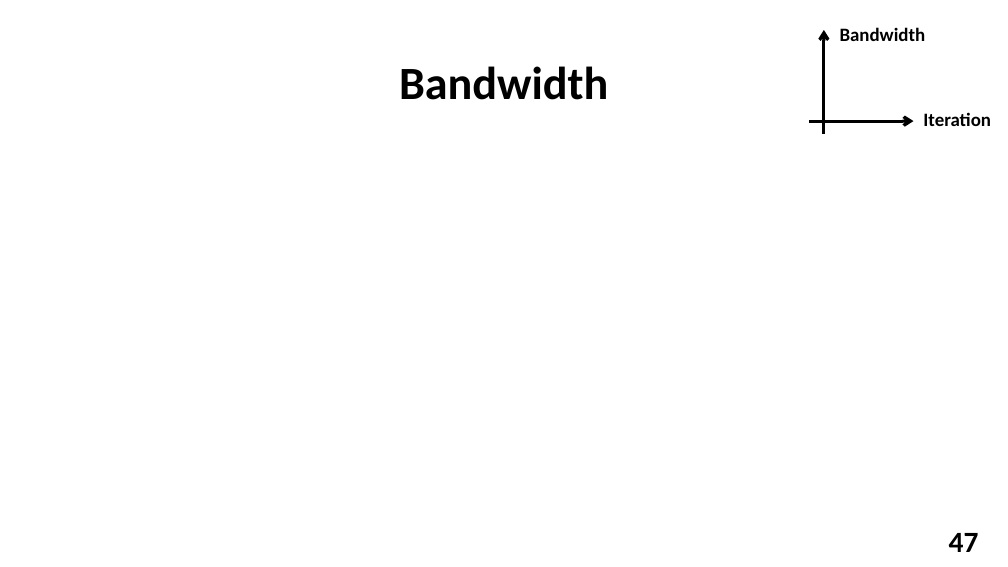
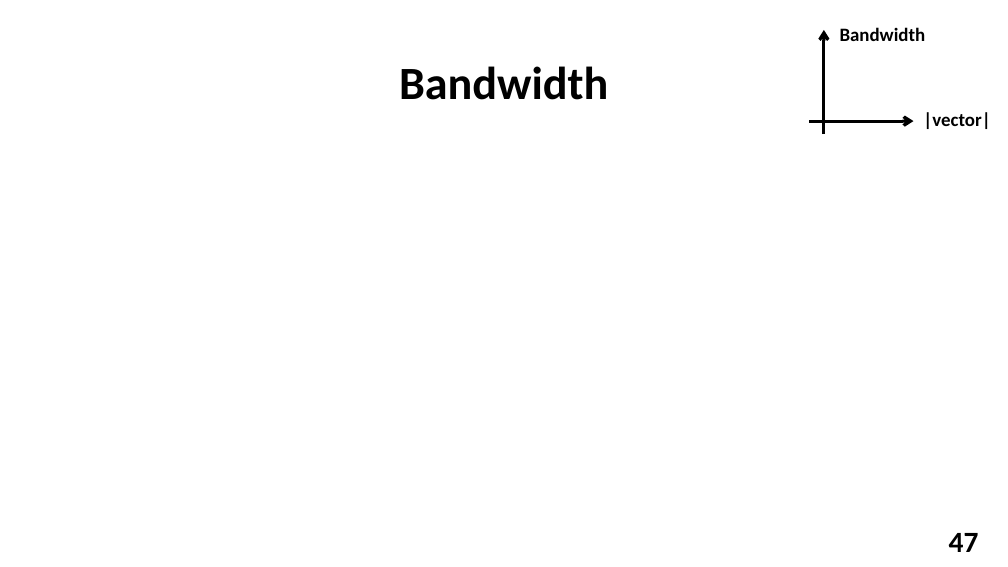
Before and after one commit to YuvalAlf/Distributed-Monitoring, a slide deck: slide 47 of What We Did So Far Dec 2018.pptx. Drawn at 1008x567 pixels with LibreOffice and Linux fonts; fonts in the diff are those of the drawing; background and template pictures are left out. Boxes give left, top, right and bottom in pixels: in the first picture for what was removed or moved away, otherwise in the second. Text is boxed around its words. In the diff, an @@ line names an element or a change of style, - is before the commit and + after.

```diff
--- a/What We Did So Far Dec 2018.pptx
+++ b/What We Did So Far Dec 2018.pptx
@@ text at box(923, 112, 990, 129): text changed @@
-Iteration
+|vector|
```
Also in this commit, not shown: 5 other slides changed, 9 slides added, 1 slide removed, 26 other files.
